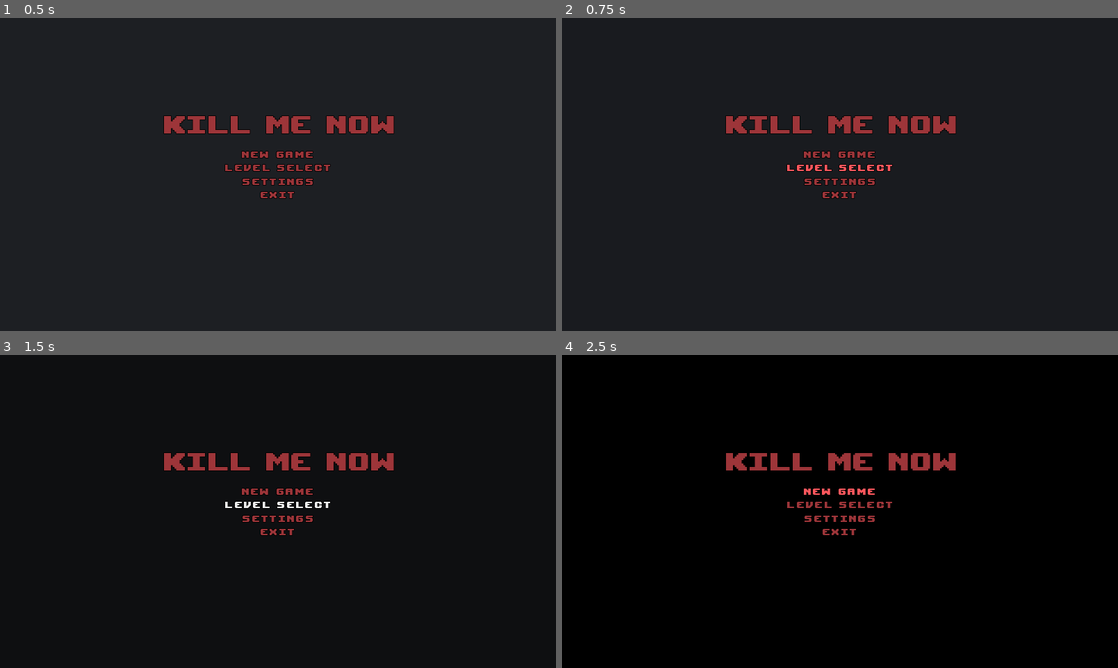
Above: before the commit, frames 1-4 (two rows, left to right).
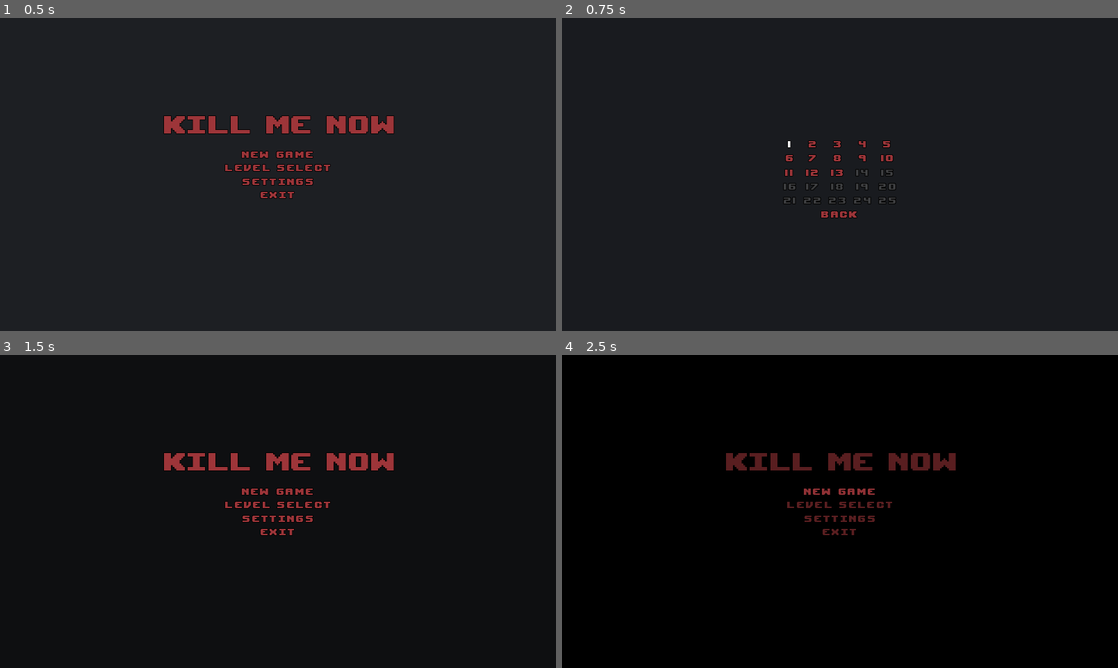
Above: after the commit, the same moments.

Repository: Lunatic-Games/kill-me-now
Game: Godot game, scene res://menus/main_menu/main_menu.tscn
Two runs of this game, one before a commit and one after it. Both use one fixed random seed, a clock stepped at 60 frames per second and the inputs below. This scene is started directly instead of the project's main scene.
Inputs (mouse positions are in pixels of both pictures, inside the frame that each line leads up to):
- Up to frame 1 (0.5 s): no input
- Up to frame 2 (0.75 s): click "Level select" at 0.5 s
- Up to frame 3 (1.5 s): click (278, 552) at 1.25 s, where only the run after the commit has a clickable "Back"
- Up to frame 4 (2.5 s): click "New game" at 2 s

Frame 1 is identical in both runs. In frame 2, 3.2% of the frame differs, in the area x 29-71%, y 31-64%; in frame 3, 0.2%; in frame 4, 1.8%.

Commit message:
Level select menu

Diff:
--- /dev/null
+++ b/menus/level_select/level_select.gd
@@ -0,0 +1,19 @@
+extends Popup
+
+
+const NUMBER_OF_LEVELS = 25
+const HIGHEST_COMPLETED = 13
+const ButtonScene = preload("res://menus/menu_button.tscn")
+
+
+func _ready():
+	for i in range(NUMBER_OF_LEVELS):
+		var new_button = ButtonScene.instance()
+		new_button.text = str(i + 1)
+		if i > HIGHEST_COMPLETED - 1:
+			new_button.disabled = true
+		$VBoxContainer/CenterContainer/GridContainer.add_child(new_button)
+
+
+func _on_BackButton_pressed():
+	hide()
--- /dev/null
+++ b/menus/level_select/level_select.tscn
@@ -0,0 +1,46 @@
+[gd_scene load_steps=3 format=2]
+
+[ext_resource path="res://menus/menu_button.tscn" type="PackedScene" id=1]
+[ext_resource path="res://menus/level_select/level_select.gd" type="Script" id=2]
+
+[node name="LevelSelect" type="Popup"]
+anchor_right = 1.0
+anchor_bottom = 1.0
+script = ExtResource( 2 )
+__meta__ = {
+"_edit_use_anchors_": false
+}
+
+[node name="VBoxContainer" type="VBoxContainer" parent="."]
+anchor_left = 0.5
+anchor_top = 0.5
+anchor_right = 0.5
+anchor_bottom = 0.5
+margin_left = -200.0
+margin_top = -67.0
+margin_right = 200.0
+margin_bottom = -27.0
+alignment = 1
+__meta__ = {
+"_edit_use_anchors_": false
+}
+
+[node name="CenterContainer" type="CenterContainer" parent="VBoxContainer"]
+margin_top = 7.0
+margin_right = 400.0
+margin_bottom = 7.0
+
+[node name="GridContainer" type="GridContainer" parent="VBoxContainer/CenterContainer"]
+margin_left = 200.0
+margin_right = 200.0
+rect_pivot_offset = Vector2( 200, 0 )
+custom_constants/vseparation = 5
+custom_constants/hseparation = 15
+columns = 5
+
+[node name="BackButton" parent="VBoxContainer" instance=ExtResource( 1 )]
+margin_top = 11.0
+margin_right = 400.0
+margin_bottom = 33.0
+text = "Back"
+[connection signal="pressed" from="VBoxContainer/BackButton" to="." method="_on_BackButton_pressed"]
--- a/menus/main_menu/main_menu.gd
+++ b/menus/main_menu/main_menu.gd
@@ -2,11 +2,17 @@
 
 
 func _on_NewGameButton_pressed():
-	pass # Replace with function body.
+	$AnimationPlayer.play("fade_out")
+
+
+func begin_new_game():
+	get_tree().quit()
 
 
 func _on_LevelSelectButton_pressed():
-	pass # Replace with function body.
+	$Title.visible = false
+	$Options.visible = false
+	$LevelSelect.popup()
 
 
 func _on_SettingsButton_pressed():
@@ -22,3 +28,8 @@
 func _on_Settings_popup_hide():
 	$Title.visible = true
 	$Options.visible = true
+
+
+func _on_LevelSelect_popup_hide():
+	$Title.visible = true
+	$Options.visible = true
--- a/menus/main_menu/main_menu.tscn
+++ b/menus/main_menu/main_menu.tscn
@@ -1,9 +1,10 @@
-[gd_scene load_steps=7 format=2]
+[gd_scene load_steps=9 format=2]
 
 [ext_resource path="res://menus/upheavtt.ttf" type="DynamicFontData" id=1]
 [ext_resource path="res://menus/main_menu/main_menu.gd" type="Script" id=2]
 [ext_resource path="res://menus/menu_button.tscn" type="PackedScene" id=3]
 [ext_resource path="res://menus/settings/settings.tscn" type="PackedScene" id=4]
+[ext_resource path="res://menus/level_select/level_select.tscn" type="PackedScene" id=5]
 
 [sub_resource type="Animation" id=8]
 resource_name = "fade"
@@ -27,6 +28,47 @@
 outline_size = 1
 extra_spacing_char = 2
 font_data = ExtResource( 1 )
+
+[sub_resource type="Animation" id=9]
+resource_name = "fade_out"
+tracks/0/type = "value"
+tracks/0/path = NodePath("Title:modulate")
+tracks/0/interp = 1
+tracks/0/loop_wrap = true
+tracks/0/imported = false
+tracks/0/enabled = true
+tracks/0/keys = {
+"times": PoolRealArray( 0, 1 ),
+"transitions": PoolRealArray( 1, 1 ),
+"update": 0,
+"values": [ Color( 1, 1, 1, 1 ), Color( 1, 1, 1, 0 ) ]
+}
+tracks/1/type = "value"
+tracks/1/path = NodePath("Options:modulate")
+tracks/1/interp = 1
+tracks/1/loop_wrap = true
+tracks/1/imported = false
+tracks/1/enabled = true
+tracks/1/keys = {
+"times": PoolRealArray( 0, 1 ),
+"transitions": PoolRealArray( 1, 1 ),
+"update": 0,
+"values": [ Color( 1, 1, 1, 1 ), Color( 1, 1, 1, 0 ) ]
+}
+tracks/2/type = "method"
+tracks/2/path = NodePath(".")
+tracks/2/interp = 1
+tracks/2/loop_wrap = true
+tracks/2/imported = false
+tracks/2/enabled = true
+tracks/2/keys = {
+"times": PoolRealArray( 1 ),
+"transitions": PoolRealArray( 1 ),
+"values": [ {
+"args": [  ],
+"method": "begin_new_game"
+} ]
+}
 
 [node name="MainMenu" type="Control"]
 anchor_right = 1.0
@@ -98,8 +140,14 @@
 text = "Exit"
 
 [node name="Settings" parent="." instance=ExtResource( 4 )]
+
+[node name="LevelSelect" parent="." instance=ExtResource( 5 )]
+
+[node name="AnimationPlayer" type="AnimationPlayer" parent="."]
+anims/fade_out = SubResource( 9 )
 [connection signal="pressed" from="Options/NewGameButton" to="." method="_on_NewGameButton_pressed"]
 [connection signal="pressed" from="Options/LevelSelectButton" to="." method="_on_LevelSelectButton_pressed"]
 [connection signal="pressed" from="Options/SettingsButton" to="." method="_on_SettingsButton_pressed"]
 [connection signal="pressed" from="Options/ExitButton" to="." method="_on_ExitButton_pressed"]
 [connection signal="popup_hide" from="Settings" to="." method="_on_Settings_popup_hide"]
+[connection signal="popup_hide" from="LevelSelect" to="." method="_on_LevelSelect_popup_hide"]
